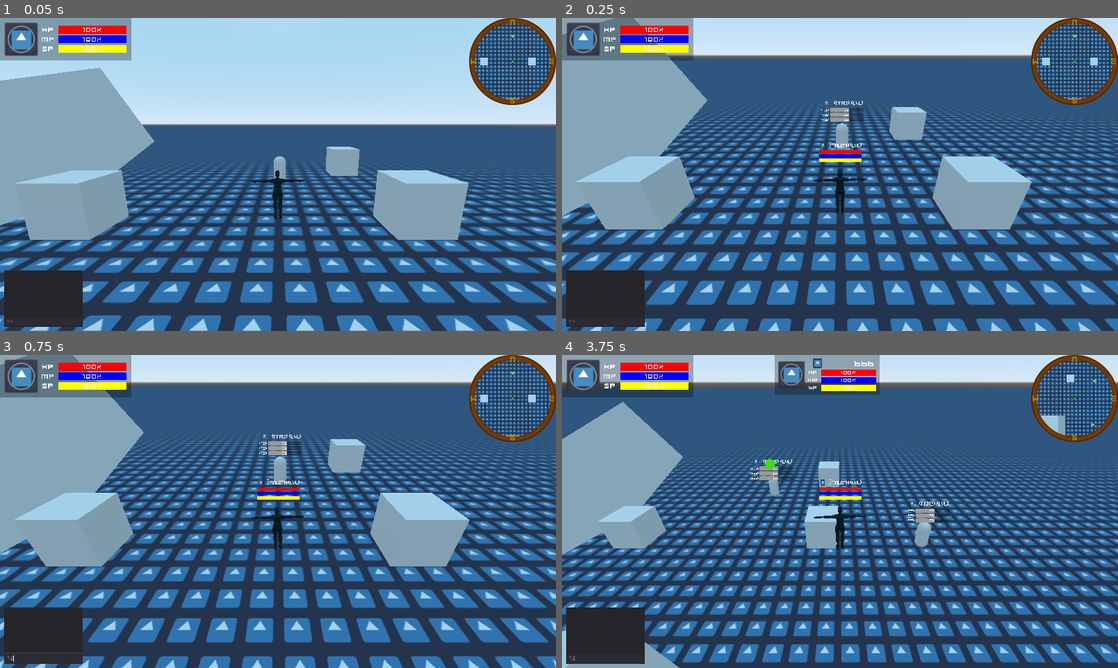
Above: before the commit, frames 1-4 (two rows, left to right).
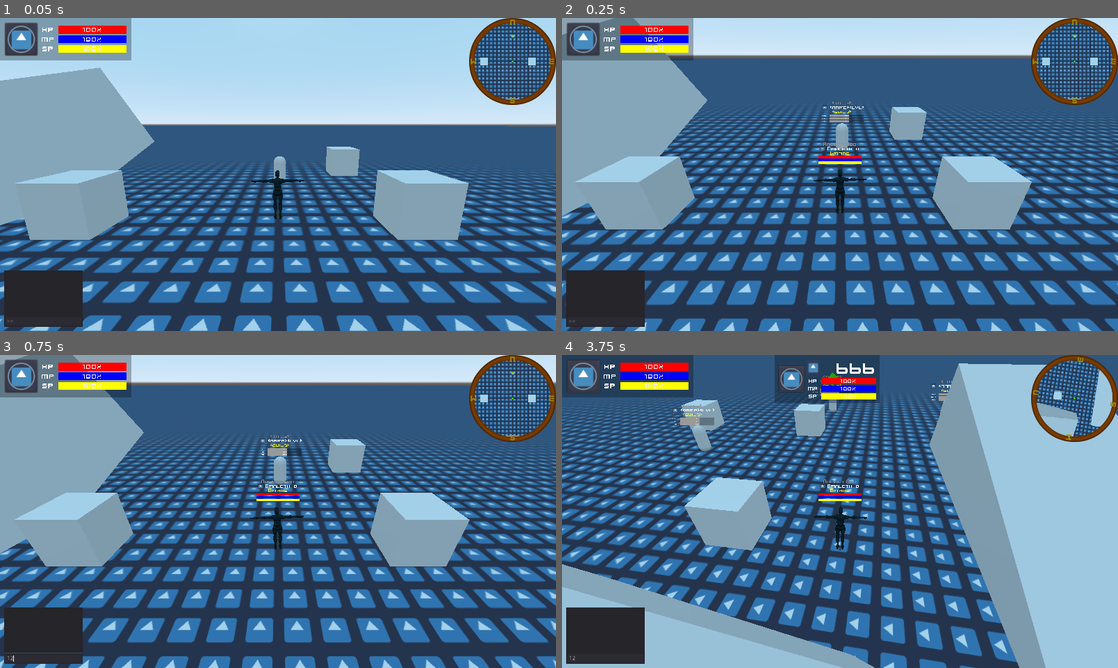
Above: after the commit, the same moments.

Repository: Emaleth/Aether_client
Game: Godot game, scene res://src/world/World.tscn
Same seed, same stepped clock (60 frames per second), same inputs: the game is played once before the commit and once after it. The engine's default icon, where the game draws it, is replaced by a stand-in: a white triangle on a blue panel in a dark square.
Inputs (mouse positions are in pixels of both pictures, inside the frame that each line leads up to):
- Up to frame 1 (0.05 s): no input
- Up to frame 2 (0.25 s): no input
- Up to frame 3 (0.75 s): click (44, 658) at 0.52 s; type "12" at 0.6 s
- Up to frame 4 (3.75 s): click (584, 376) at 1.25 s; tap Enter at 2 s; move the mouse to (962, 495) at 2.02 s; hold D (move_right) 2.03-2.78 s; tap Tab (next_target) at 2.1, 2.85 s; click (962, 495) at 2.17 s; tap Space (jump) at 2.27, 3.02 s; move the mouse to (728, 527) at 2.77 s; hold S (move_backward) 2.78-3.53 s; move the mouse to (895, 442) at 3.52 s; hold D (move_right) from 3.53 s (still down); hold Middle mouse button (pan) from 3.53 s (still down)

Frame 1 is identical in both runs. In frame 2, 0.6% of the frame differs, in the area x 46-55%, y 26-47%; in frame 3, 0.6%; in frame 4, 76%, in the area x 0-100%, y 0-100%.

Commit message:
tab targeting done

Diff:
--- a/assets/fonts/TitleUI.tres
+++ b/assets/fonts/TitleUI.tres
@@ -3,4 +3,5 @@
 [ext_resource path="res://assets/fonts/Kenney Space.ttf" type="DynamicFontData" id=1]
 
 [resource]
+size = 32
 font_data = ExtResource( 1 )
--- a/src/actors/Actor.gd
+++ b/src/actors/Actor.gd
@@ -7,6 +7,8 @@
 	"name" : "",
 	"race" : "",
 	"guild" : "",
+	"title" : "",
+	"level" : "0",
 	"speed" : 7,
 	"jump_force" : 12,
 	"acceleration" : 15,
@@ -96,6 +98,7 @@
 onready var attack_area = $AttackArea
 onready var attack_ray = $AttackRay
 
+signal target_lost
 
 func _ready() -> void:
 	gravity *= 3 # gravity multiplier
@@ -186,7 +189,7 @@
 	for i in animations:
 		anim_player.add_animation(i, animations.get(i))
 	# CONF HUD
-	$NameResHud.conf(statistics.name, resources)
+	$NameResHud.conf(statistics, resources)
 	# RESTART PROCESSING
 	set_process(true)
 	set_physics_process(true)
@@ -221,8 +224,14 @@
 
 
 func _on_AttackArea_body_entered(body: Node) -> void:
-	pass
+	if body is KinematicBody:
+		if body != self:
+			target_list.append(body)
 
 
 func _on_AttackArea_body_exited(body: Node) -> void:
-	pass
+	if body is KinematicBody:
+		if body == target:
+			emit_signal("target_lost")
+			target = null
+		target_list.erase(body)
--- a/src/actors/Actor.tscn
+++ b/src/actors/Actor.tscn
@@ -8,7 +8,7 @@
 radius = 0.4
 
 [sub_resource type="SphereShape" id=2]
-radius = 10.0
+radius = 100.0
 
 [node name="Actor" type="KinematicBody"]
 script = ExtResource( 1 )
--- a/src/actors/player/Player.gd
+++ b/src/actors/player/Player.gd
@@ -7,6 +7,8 @@
 	statistics.name = "Emaleth"
 	statistics.race = "Necromorph"
 	statistics.guild = "Empire"
+	statistics.lvl = "69"
+	statistics.title = "Ancient God"
 
 #	Input.set_use_accumulated_input(false)
 	model = preload("res://assets/model/actors/ybot.fbx")
@@ -14,6 +16,7 @@
 	conf()
 	$GUI.conf(resources, minimap_camera_remote_transform)
 	equip_item((preload("res://assets/model/weapons/sword.fbx")).instance())
+	connect("target_lost", self, "loose_target_ui")
 
 func _process(delta: float) -> void:
 	get_input()
@@ -40,17 +43,19 @@
 				rotate_y(-event.relative.x * 0.005)
 
 func get_next_target():
-	target_list = []
-	for i in $AttackArea.get_overlapping_bodies():
-		if i != self:
-			if i is KinematicBody:
-				target_list.append(i)
-				print(i)
 	var new_target = target_list.pop_front()
 	if new_target:
 		if target:
 			target.show_indicator(false)
 			$GUI.get_target_info(target, false)
+			if $AttackArea.overlaps_body(target):
+				target_list.append(target)
 		target = new_target
 		target.show_indicator(true)
 		$GUI.get_target_info(target, true)
+		look_at(target.global_transform.origin, Vector3.UP) # MAKE IT A LERPED ROTATION AROUND Y AXIS
+
+func loose_target_ui():
+	if target:
+		target.show_indicator(false)
+		$GUI.get_target_info(target, false)
--- a/src/gui/hud/NameResHud.gd
+++ b/src/gui/hud/NameResHud.gd
@@ -2,6 +2,8 @@
 
 onready var name_label = $Quat/Viewport/vbox/HBoxContainer/Name
 onready var level_label = $Quat/Viewport/vbox/HBoxContainer/Lvl
+onready var guild_label = $Quat/Viewport/vbox/Guild
+onready var title_lable = $Quat/Viewport/vbox/Title
 onready var class_label = $Quat/Viewport/vbox/HBoxContainer/Class
 onready var health_bar = $Quat/Viewport/vbox/MarginContainer/VBoxContainer/Heatlh
 onready var mana_bar = $Quat/Viewport/vbox/MarginContainer/VBoxContainer/Mana
@@ -11,17 +13,47 @@
 func _ready() -> void:
 	$Quat.get("material/0").albedo_texture = $Quat/Viewport.get_texture()
 
-func conf(name, resources) -> void:
-	name_label.text = name
+func conf(stats = {}, res = {}) -> void:
+	if stats.name != "":
+		name_label.text = stats.name
+	else:
+		name_label.hide()
 
-	health_bar.conf(tr("00006"), resources.health.maximum, resources.health.current, Color(1, 0, 0, 1))
-	mana_bar.conf(tr("00008"), resources.mana.maximum, resources.mana.current, Color(0, 0, 1, 1))
-	stamina_bar.conf(tr("00010"), resources.stamina.maximum, resources.stamina.current, Color(1, 1, 0, 1))
+	if stats.title != "":
+		title_lable.text = stats.title
+	else:
+		title_lable.hide()
+
+	if stats.guild != "":
+		guild_label.text = stats.guild
+	else:
+		guild_label.hide()
+
+	if stats.level != "":
+		level_label.text = stats.level
+	else:
+		level_label.hide()
+
+	if res.health.maximum > 0:
+		health_bar.conf(tr("00006"), res.health.maximum, res.health.current, Color(1, 0, 0, 1))
+	else:
+		health_bar.hide()
+
+	if res.mana.maximum > 0:
+		mana_bar.conf(tr("00008"), res.mana.maximum, res.mana.current, Color(0, 0, 1, 1))
+	else:
+		mana_bar.hide()
+
+	if res.stamina.maximum > 0:
+		stamina_bar.conf(tr("00010"), res.stamina.maximum, res.stamina.current, Color(1, 1, 0, 1))
+	else:
+		stamina_bar.hide()
+
 
 	health_bar.get_node("ProgressBar").percent_visible = false
 	mana_bar.get_node("ProgressBar").percent_visible = false
 	stamina_bar.get_node("ProgressBar").percent_visible = false
 
-	health_bar.get_node("Label").hide()
 	mana_bar.get_node("Label").hide()
 	stamina_bar.get_node("Label").hide()
+	health_bar.get_node("Label").hide()
--- a/src/gui/hud/NameResHud.tscn
+++ b/src/gui/hud/NameResHud.tscn
@@ -26,7 +26,7 @@
 material/0 = SubResource( 2 )
 
 [node name="Viewport" type="Viewport" parent="Quat"]
-size = Vector2( 300, 100 )
+size = Vector2( 500, 300 )
 transparent_bg = true
 handle_input_locally = false
 disable_3d = true
@@ -35,24 +35,41 @@
 gui_disable_input = true
 
 [node name="vbox" type="VBoxContainer" parent="Quat/Viewport"]
-margin_right = 300.0
-margin_bottom = 100.0
+margin_right = 500.0
+margin_bottom = 300.0
 grow_horizontal = 2
 grow_vertical = 2
+rect_min_size = Vector2( 500, 300 )
+size_flags_horizontal = 3
+size_flags_vertical = 3
+custom_constants/separation = 0
 alignment = 1
 __meta__ = {
 "_edit_use_anchors_": false
 }
 
+[node name="Title" type="Label" parent="Quat/Viewport/vbox"]
+margin_right = 500.0
+margin_bottom = 60.0
+size_flags_horizontal = 3
+size_flags_vertical = 3
+custom_fonts/font = ExtResource( 3 )
+custom_colors/font_color = Color( 0.568627, 0.568627, 0.568627, 1 )
+text = "<title>"
+align = 1
+valign = 1
+
 [node name="HBoxContainer" type="HBoxContainer" parent="Quat/Viewport/vbox"]
-margin_right = 300.0
-margin_bottom = 27.0
+margin_top = 60.0
+margin_right = 500.0
+margin_bottom = 120.0
 size_flags_horizontal = 3
+size_flags_vertical = 3
 alignment = 1
 
 [node name="Class" type="TextureRect" parent="Quat/Viewport/vbox/HBoxContainer"]
-margin_right = 91.0
-margin_bottom = 27.0
+margin_right = 113.0
+margin_bottom = 60.0
 size_flags_horizontal = 3
 size_flags_vertical = 3
 texture = ExtResource( 4 )
@@ -60,9 +77,9 @@
 stretch_mode = 6
 
 [node name="Name" type="Label" parent="Quat/Viewport/vbox/HBoxContainer"]
-margin_left = 95.0
-margin_right = 204.0
-margin_bottom = 27.0
+margin_left = 117.0
+margin_right = 332.0
+margin_bottom = 60.0
 size_flags_horizontal = 3
 size_flags_vertical = 3
 custom_fonts/font = ExtResource( 3 )
@@ -71,9 +88,9 @@
 valign = 1
 
 [node name="Lvl" type="Label" parent="Quat/Viewport/vbox/HBoxContainer"]
-margin_left = 208.0
-margin_right = 300.0
-margin_bottom = 27.0
+margin_left = 336.0
+margin_right = 500.0
+margin_bottom = 60.0
 size_flags_horizontal = 3
 size_flags_vertical = 3
 custom_fonts/font = ExtResource( 3 )
@@ -81,12 +98,25 @@
 align = 1
 valign = 1
 
-[node name="MarginContainer" type="MarginContainer" parent="Quat/Viewport/vbox"]
-margin_top = 31.0
-margin_right = 300.0
-margin_bottom = 145.0
+[node name="Guild" type="Label" parent="Quat/Viewport/vbox"]
+margin_top = 120.0
+margin_right = 500.0
+margin_bottom = 180.0
 size_flags_horizontal = 3
 size_flags_vertical = 3
+custom_fonts/font = ExtResource( 3 )
+custom_colors/font_color = Color( 0.94902, 0.988235, 0.235294, 1 )
+text = "<guild>"
+align = 1
+valign = 1
+
+[node name="MarginContainer" type="MarginContainer" parent="Quat/Viewport/vbox"]
+margin_top = 180.0
+margin_right = 500.0
+margin_bottom = 300.0
+size_flags_horizontal = 3
+size_flags_vertical = 3
+size_flags_stretch_ratio = 2.0
 custom_constants/margin_right = 5
 custom_constants/margin_top = 5
 custom_constants/margin_left = 10
@@ -95,27 +125,27 @@
 [node name="VBoxContainer" type="VBoxContainer" parent="Quat/Viewport/vbox/MarginContainer"]
 margin_left = 10.0
 margin_top = 5.0
-margin_right = 295.0
-margin_bottom = 104.0
+margin_right = 495.0
+margin_bottom = 110.0
 size_flags_horizontal = 3
 size_flags_vertical = 3
 
 [node name="Heatlh" parent="Quat/Viewport/vbox/MarginContainer/VBoxContainer" instance=ExtResource( 1 )]
-margin_right = 285.0
-margin_bottom = 30.0
+margin_right = 485.0
+margin_bottom = 32.0
 size_flags_horizontal = 3
 size_flags_vertical = 3
 
 [node name="Mana" parent="Quat/Viewport/vbox/MarginContainer/VBoxContainer" instance=ExtResource( 1 )]
-margin_top = 34.0
-margin_right = 285.0
-margin_bottom = 64.0
+margin_top = 36.0
+margin_right = 485.0
+margin_bottom = 68.0
 size_flags_horizontal = 3
 size_flags_vertical = 3
 
 [node name="Stamina" parent="Quat/Viewport/vbox/MarginContainer/VBoxContainer" instance=ExtResource( 1 )]
-margin_top = 68.0
-margin_right = 285.0
-margin_bottom = 99.0
+margin_top = 72.0
+margin_right = 485.0
+margin_bottom = 105.0
 size_flags_horizontal = 3
 size_flags_vertical = 3
